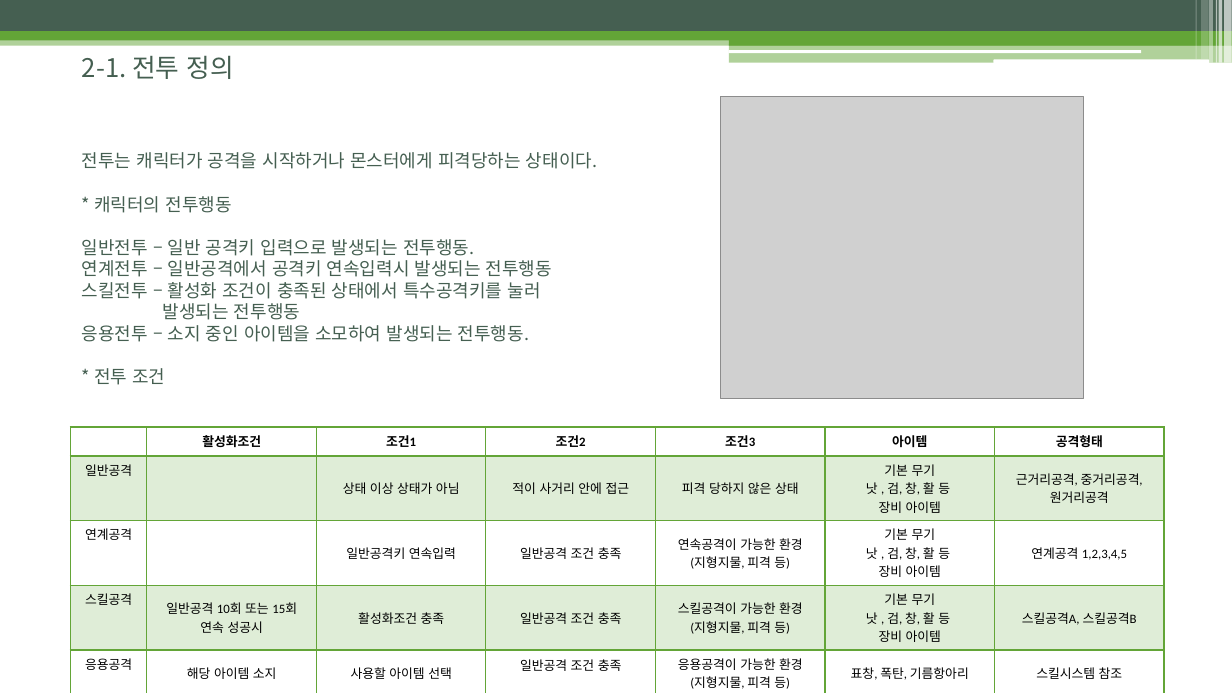
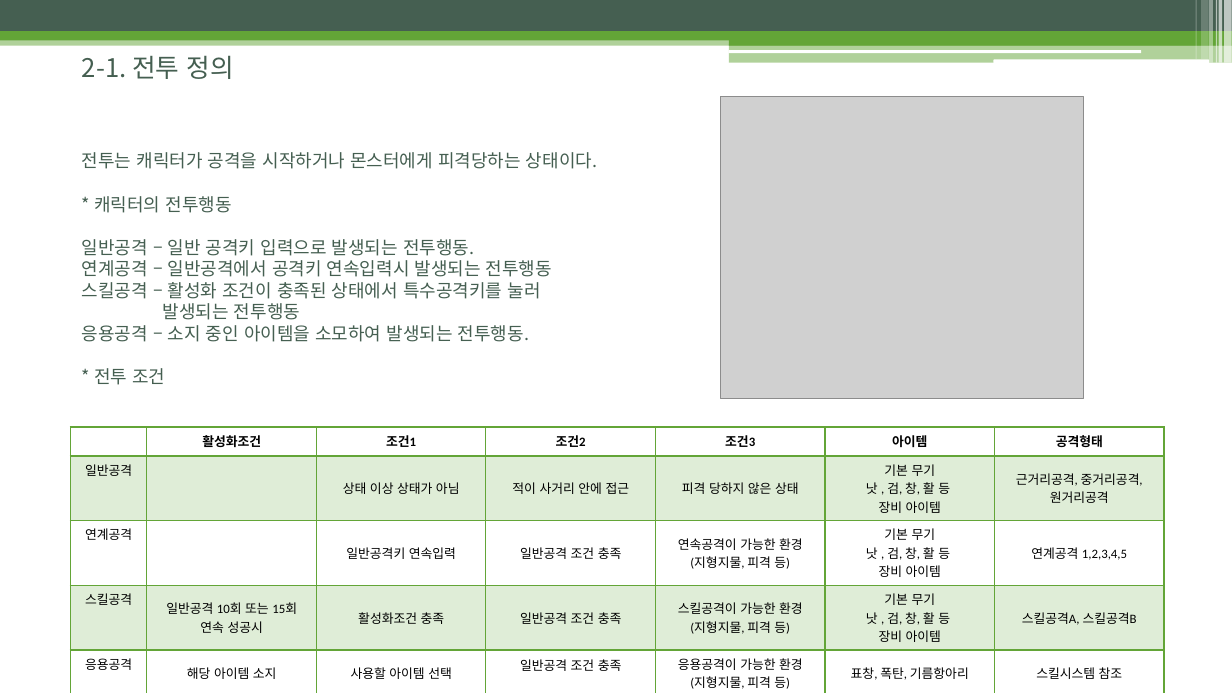
Before and after one commit to uknim2000/TIL, a slide deck: slide 8 of 003_게임기획서/노비의모험_전투시스템_김병훈_v001_200122.pptx. Drawn at 1232x693 pixels with LibreOffice and Linux fonts; fonts in the diff are those of the drawing; grey boxes stand for pictures. Boxes give left, top, right and bottom in pixels: in the first picture for what was removed or moved away, otherwise in the second. Text is boxed around its words. In the diff, an @@ line names an element or a change of style, - is before the commit and + after.

```diff
--- a/003_게임기획서/노비의모험_전투시스템_김병훈_v001_200122.pptx
+++ b/003_게임기획서/노비의모험_전투시스템_김병훈_v001_200122.pptx
@@ text at (82,239,552,342): text changed @@
-일반전투 – 일반 공격키 입력으로 발생되는 전투행동.
-연계전투 – 일반공격에서 공격키 연속입력시 발생되는 전투행동
-스킬전투 – 활성화 조건이 충족된 상태에서 특수공격키를 눌러 발생되는 전투행동
-응용전투 – 소지 중인 아이템을 소모하여 발생되는 전투행동.
+일반공격 – 일반 공격키 입력으로 발생되는 전투행동.
+연계공격 – 일반공격에서 공격키 연속입력시 발생되는 전투행동
+스킬공격 – 활성화 조건이 충족된 상태에서 특수공격키를 눌러 발생되는 전투행동
+응용공격 – 소지 중인 아이템을 소모하여 발생되는 전투행동.
```
Also in this commit, not shown: 9 other slides changed, 2 slides added, 1 slide removed.
